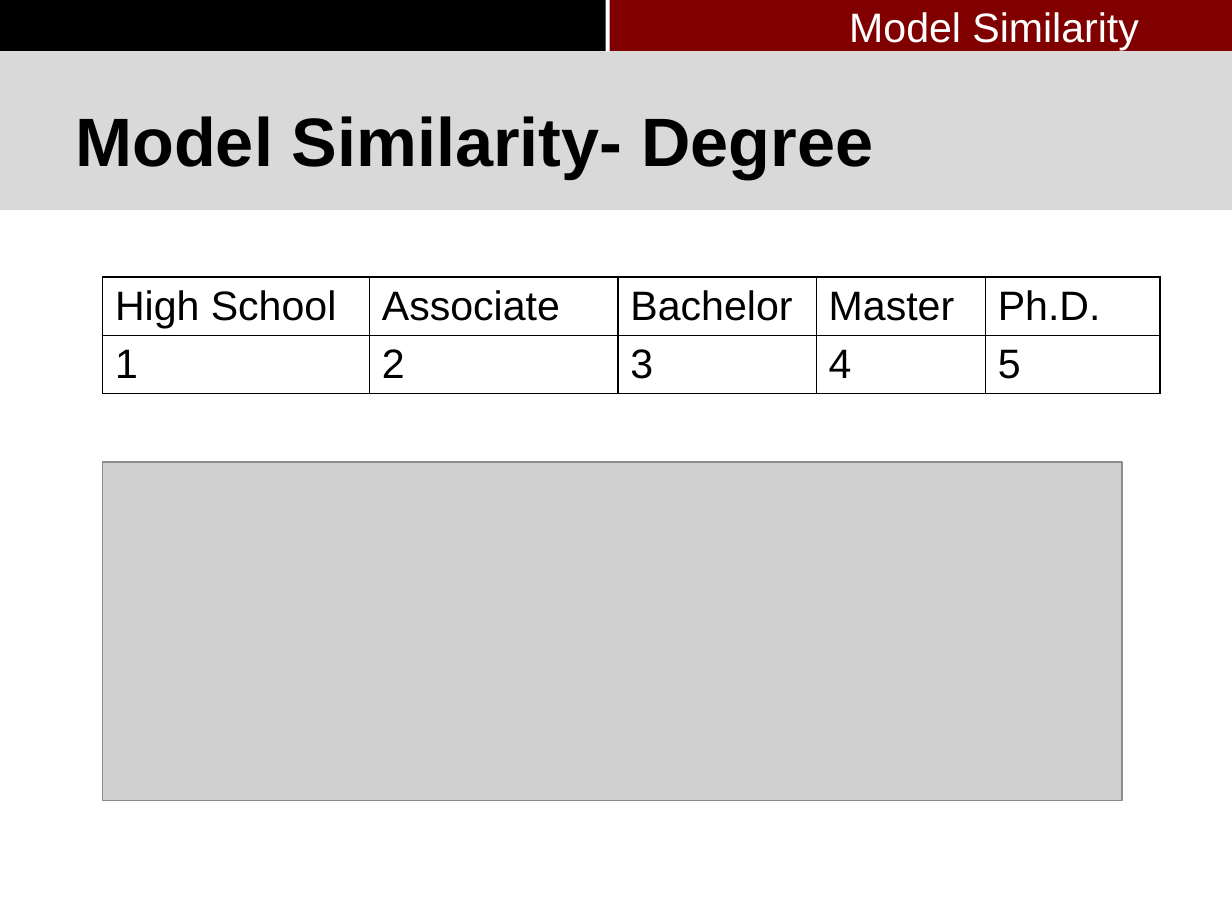
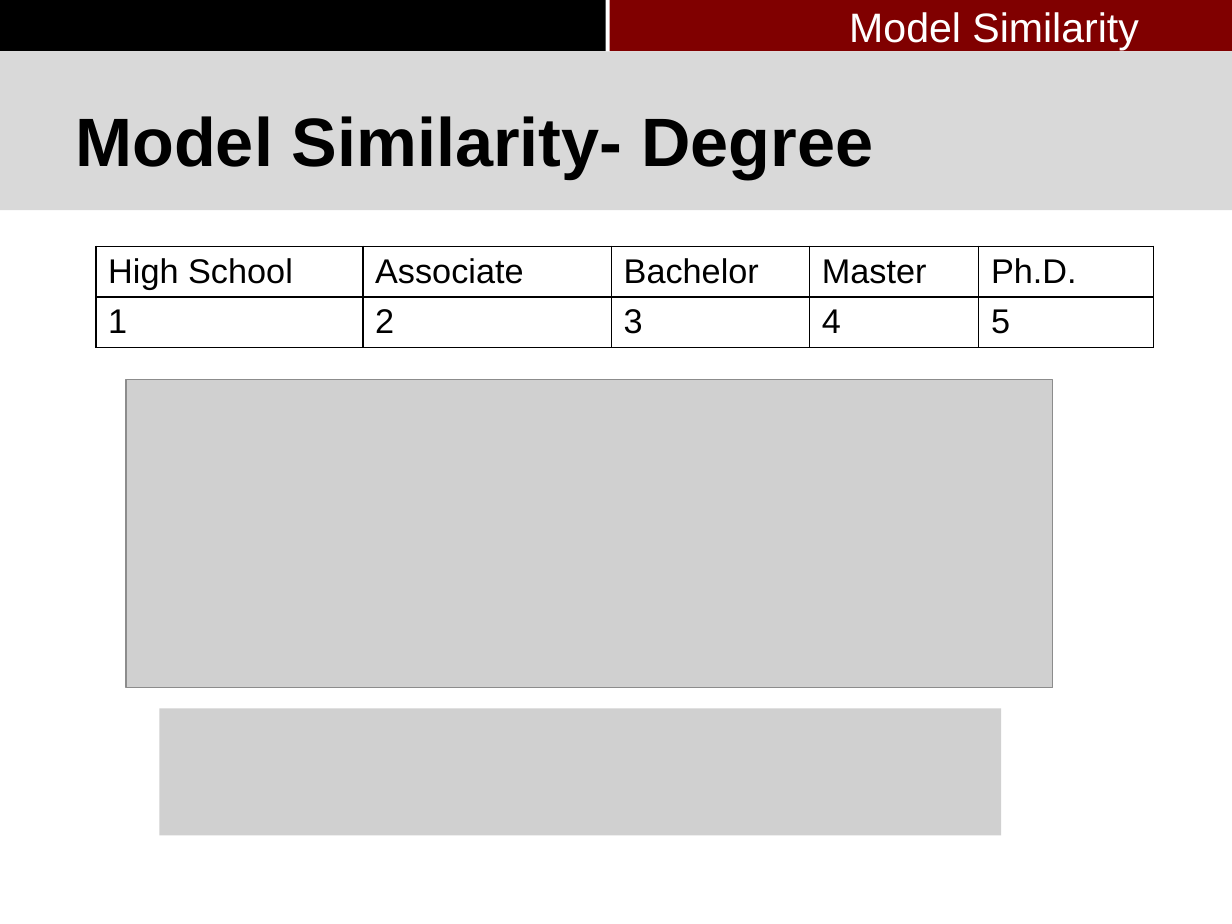
Before and after one commit to pkushiqiang/thesis, a slide deck: slide 58 of media/Master's thesis-3.pptx. Drawn at 1232x924 pixels with LibreOffice and Linux fonts; fonts in the diff are those of the drawing; grey boxes stand for pictures; background and template pictures are left out. Boxes give left, top, right and bottom in pixels: in the first picture for what was removed or moved away, otherwise in the second. Text is boxed around its words. In the diff, an @@ line names an element or a change of style, - is before the commit and + after.

```diff
--- a/media/Master's thesis-3.pptx
+++ b/media/Master's thesis-3.pptx
@@ table at (96,246,1154,354) @@
@@ size 24 to 20 pt @@
@@ table: place and size @@
-table at (102,277,1161,400)
+table at (96,246,1154,354)
@@ picture: place and size @@
-picture at (102,462,1121,801)
+picture at (126,379,1052,687)
@@ picture added at (159,708,1000,835) @@
```
Also in this commit, not shown: 19 other slides changed, 3 slides added, 1 slide removed, 1 other file.
